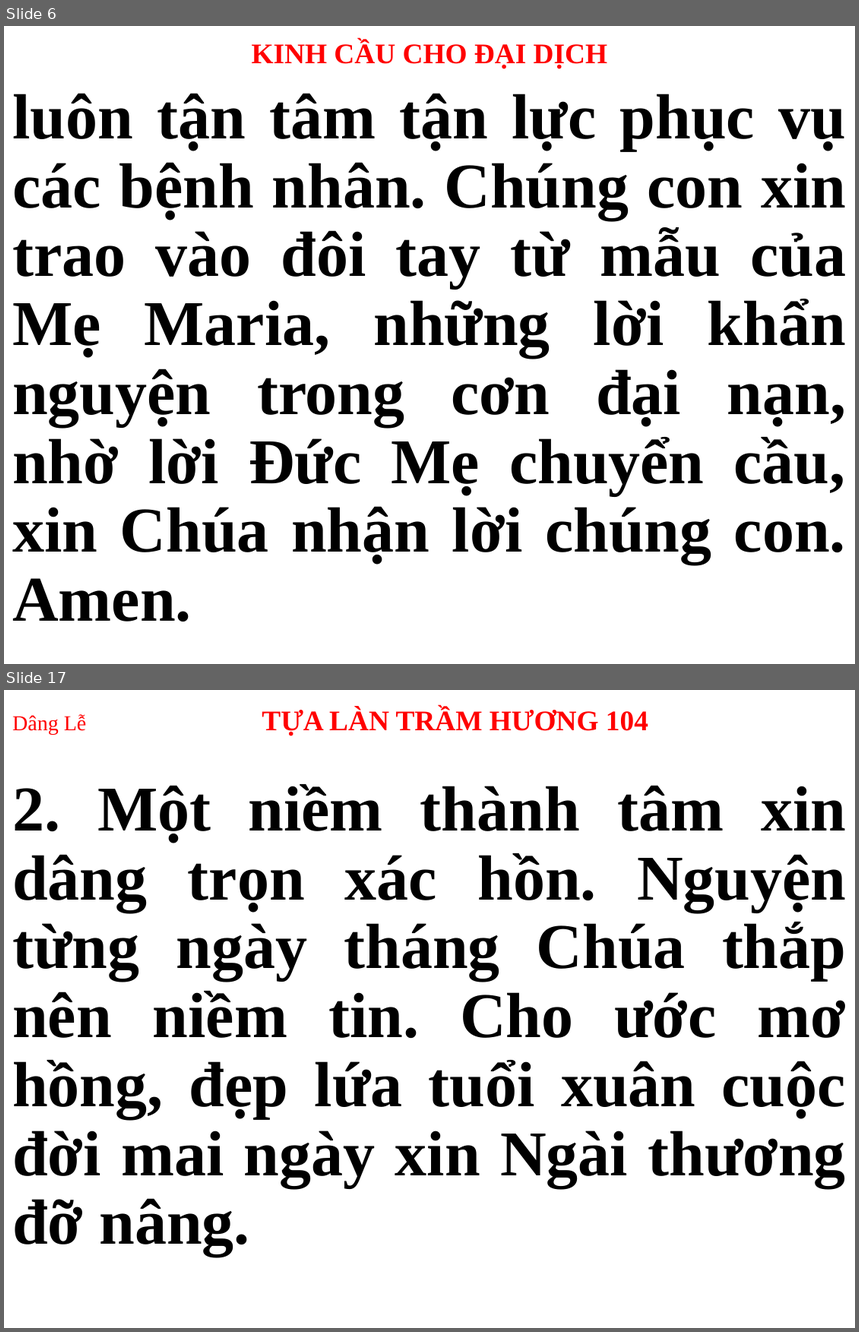
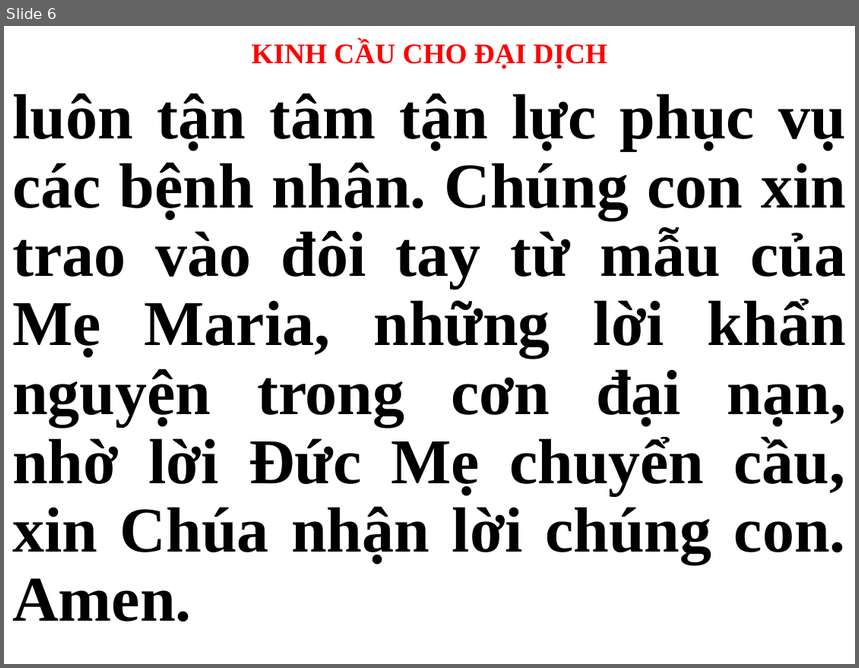
Before and after one commit to webfullstack99/usb-songs, a slide deck: Thứ 3.pptx. Shown one above the other, each under a label of ours: slides 6 and 17 before the commit, slide 6 after it; the slides between them are not shown. The pictures are 859x1332 and 859x668 pixels, drawn with LibreOffice and Linux fonts; fonts in the diff are those of the drawing. Boxes give left, top, right and bottom in pixels: in the first picture for what was removed or moved away, otherwise in the second. Text is boxed around its words. In the diff, an @@ line names an element or a change of style, - is before the commit and + after.

```diff
--- a/Thứ 3.pptx
+++ b/Thứ 3.pptx
@@ slide 17 removed at (4,690,855,1328), background #FFFFFF @@
@@ title removed at (12,708,648,736) @@
-Dâng Lễ TỰA LÀN TRẦM HƯƠNG 104
@@ subtitle removed at (12,784,846,1256) @@
-2. Một niềm thành tâm xin dâng trọn xác hồn. Nguyện từng ngày tháng Chúa thắp nên niềm tin. Cho ước mơ hồng, đẹp lứa tuổi xuân cuộc đời mai ngày xin Ngài thương đỡ nâng.
```
Also in this commit, not shown: 3 slides changed, 16 slides added, 22 other slides removed.
